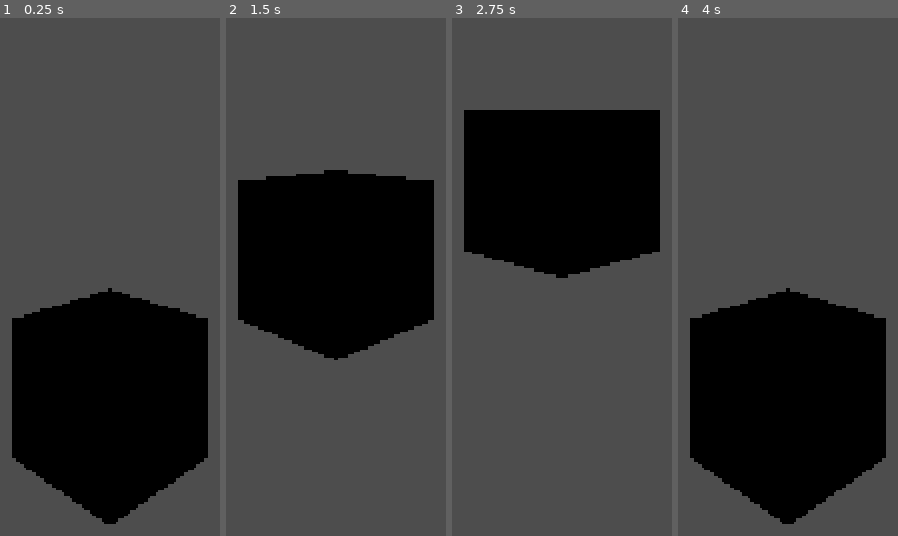
Above: before the commit, frames 1-4 (left to right).
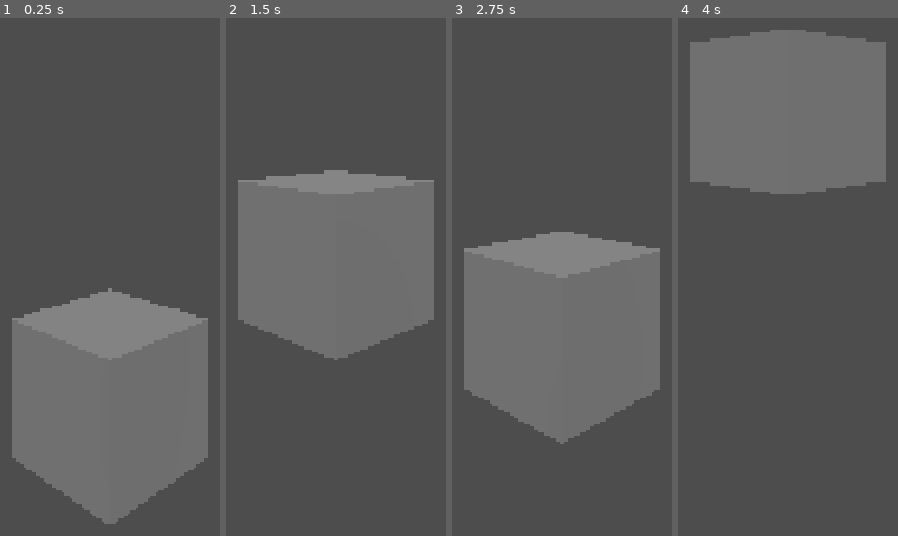
Above: after the commit, the same moments.

Repository: jepalmer2/godot-logic-nodes
Game: Godot game, scene res://scenes/sandbox.tscn
Same seed, same stepped clock (60 frames per second), same inputs: the game is played once before the commit and once after it. The project has no main scene, so this scene is started directly.
Inputs (mouse positions are in pixels of both pictures, inside the frame that each line leads up to):
- Up to frame 1 (0.25 s): no input
- Up to frame 2 (1.5 s): tap Enter at 0.5 s; move the mouse to (outside the picture) at 0.52 s; click (outside the picture) at 0.67 s; drag from (outside the picture) to (256, 292) at 1.27 s
- Up to frame 3 (2.75 s): move the mouse to (outside the picture) at 2.02 s; click (outside the picture) at 2.17 s
- Up to frame 4 (4 s): drag from (708, 292) to (outside the picture) at 2.77 s; move the mouse to (outside the picture) at 3.52 s; click (outside the picture) at 3.67 s

The runs differ from the first frame. In frame 1, 32% of the frame differs, in the area x 5-95%, y 52-98%; in frame 2, 28%; in frame 3, 53%; in frame 4, 58%, in the area x 5-95%, y 2-98%.

Commit message:
Add environment and lighting to sandbox; remove relay delays
- Add a WorldEnvironment (procedural sky, glow) and a DirectionalLight3D
- Give Camera3D its own environment/attributes/compositor and far = 1000
- Drop the 0.5s delay on both relays, so the loop no longer pauses at the ends

Co-Authored-By: Claude Opus 5.5 (1M context) <noreply@anthropic.com>

Diff:
--- a/scenes/sandbox.tscn
+++ b/scenes/sandbox.tscn
@@ -4,6 +4,22 @@
 [ext_resource type="Script" uid="uid://cj7rag5ddw0uy" path="res://addons/godot_logic_nodes/core/LogicConnection.gd" id="2_j6lu3"]
 [ext_resource type="Script" uid="uid://vuaeexo85ca3" path="res://addons/godot_logic_nodes/core/LogicAuto.gd" id="2_rgld7"]
 [ext_resource type="Script" uid="uid://cg45ne438c6tw" path="res://addons/godot_logic_nodes/core/LogicRelay.gd" id="4_j6lu3"]
+
+[sub_resource type="ProceduralSkyMaterial" id="ProceduralSkyMaterial_j6lu3"]
+sky_horizon_color = Color(0.66224277, 0.6717428, 0.6867428, 1)
+ground_horizon_color = Color(0.66224277, 0.6717428, 0.6867428, 1)
+
+[sub_resource type="Sky" id="Sky_tpt06"]
+sky_material = SubResource("ProceduralSkyMaterial_j6lu3")
+
+[sub_resource type="Environment" id="Environment_16ffl"]
+background_mode = 2
+sky = SubResource("Sky_tpt06")
+glow_enabled = true
+
+[sub_resource type="CameraAttributesPractical" id="CameraAttributesPractical_tpt06"]
+
+[sub_resource type="Compositor" id="Compositor_16ffl"]
 
 [sub_resource type="Resource" id="Resource_a8pr3"]
 script = ExtResource("2_j6lu3")
@@ -25,6 +41,12 @@
 
 [sub_resource type="BoxMesh" id="BoxMesh_esf6n"]
 
+[sub_resource type="Environment" id="Environment_17a3a"]
+
+[sub_resource type="CameraAttributesPractical" id="CameraAttributesPractical_4b02c"]
+
+[sub_resource type="Compositor" id="Compositor_rvfw7"]
+
 [sub_resource type="Resource" id="Resource_17a3a"]
 script = ExtResource("2_j6lu3")
 output = &"triggered"
@@ -38,6 +60,11 @@
 input = &"start"
 
 [node name="Sandbox" type="Node3D" unique_id=413556873]
+
+[node name="WorldEnvironment" type="WorldEnvironment" parent="." unique_id=2014078838]
+environment = SubResource("Environment_16ffl")
+camera_attributes = SubResource("CameraAttributesPractical_tpt06")
+compositor = SubResource("Compositor_16ffl")
 
 [node name="LogicAuto" type="Node3D" parent="." unique_id=2099580150]
 script = ExtResource("2_rgld7")
@@ -58,17 +85,22 @@
 
 [node name="Camera3D" type="Camera3D" parent="." unique_id=2143685339]
 transform = Transform3D(-0.7071068, 0, 0.7071067, 0, 1, 0, -0.7071067, 0, -0.7071068, 0, 2, -3)
+environment = SubResource("Environment_17a3a")
+attributes = SubResource("CameraAttributesPractical_4b02c")
+compositor = SubResource("Compositor_rvfw7")
+far = 1000.0
 
 [node name="LogicRelay2" type="Node3D" parent="." unique_id=777089653]
 transform = Transform3D(1, 0, 0, 0, 1, 0, 0, 0, 1, -1, 0, -2)
 script = ExtResource("4_j6lu3")
-delay = 0.5
 outputs = Array[ExtResource("2_j6lu3")]([SubResource("Resource_17a3a")])
 metadata/_custom_type_script = "uid://cg45ne438c6tw"
 
 [node name="LogicRelay" type="Node3D" parent="." unique_id=1401234865]
 transform = Transform3D(1, 0, 0, 0, 1, 0, 0, 0, 1, -1, 0, 2)
 script = ExtResource("4_j6lu3")
-delay = 0.5
 outputs = Array[ExtResource("2_j6lu3")]([SubResource("Resource_tpt06")])
 metadata/_custom_type_script = "uid://cg45ne438c6tw"
+
+[node name="DirectionalLight3D" type="DirectionalLight3D" parent="." unique_id=137483057]
+transform = Transform3D(-0.6981994, -0.5177394, 0.49443248, 0, 0.6906414, 0.7231974, -0.71590334, 0.504936, -0.48220542, 0, 2, 0)
